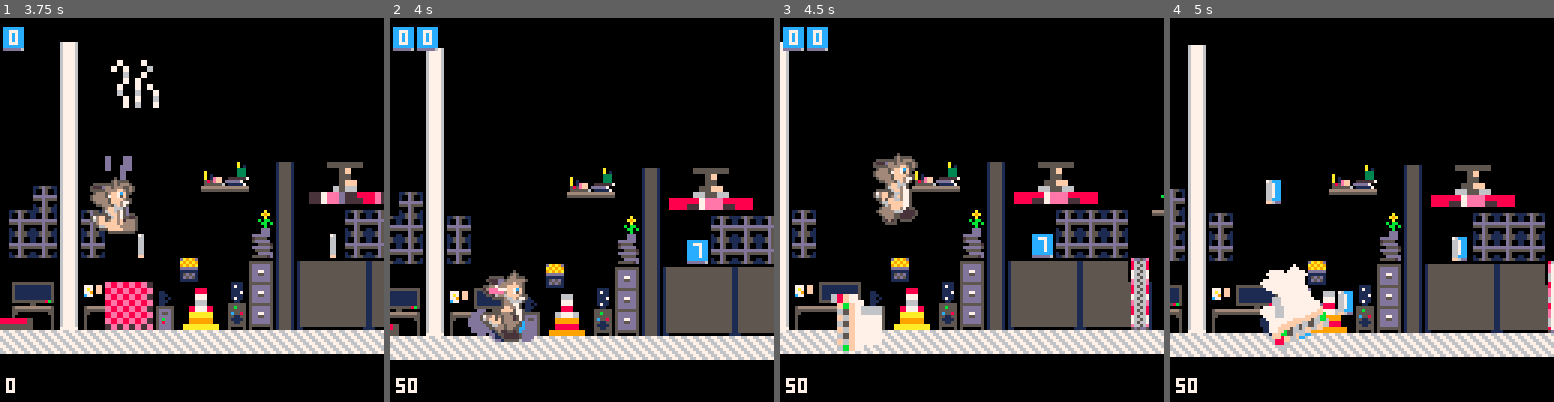
Above: before the commit, frames 1-4 (left to right).
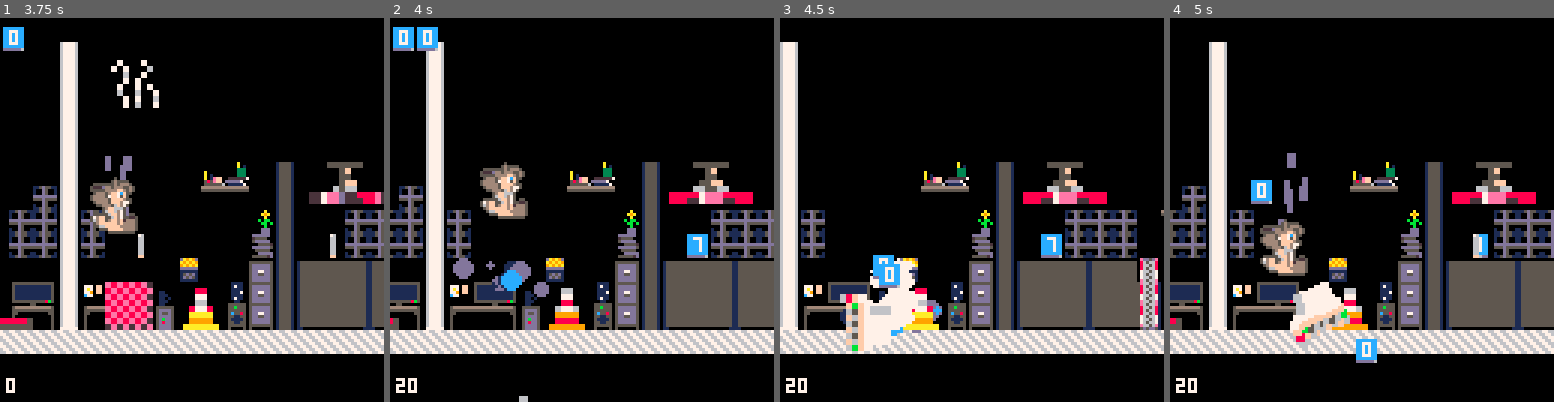
Above: after the commit, the same moments.

Repository: aritosuits/onebuttonjam2024
Game: PICO-8 cartridge cart.p8
The game is run twice, just before and just after one commit, with the same random seed, the same clock (stepped at 60 frames per second) and the same inputs.
Inputs:
- Up to frame 1 (3.75 s): tap O (Z key) at 0.7, 1.7, 2.1, 2.5, 2.9, 3.3, 3.7 s
- Up to frame 2 (4 s): no input
- Up to frame 3 (4.5 s): tap O (Z key) at 4.1 s
- Up to frame 4 (5 s): tap O (Z key) at 4.5, 4.9 s

Frame 1 is identical in both runs. In frame 2, 21% of the frame differs, in the area x 0-100%, y 6-100%; in frame 3, 22%; in frame 4, 28%, in the area x 0-100%, y 6-97%.

Commit message:
Combo time

Diff:
--- a/assemblages.lua
+++ b/assemblages.lua
@@ -51,7 +51,10 @@
 	e:attach('sprite', 48, 1, 1, 2)
 	e:attach('physics', (speed or -10), 0, 0)
 	e:attach('offensive_collider', 2, 2, 4, 4)
+	e:attach('defensive_collider', 2, 2, 4, 4)
 	e:attach('health', 1)
+	e:attach('tossable')
+	e:attach('bounce')
 	e:attach('knockback', -2)
 	e:attach('despawn', 60)
 	e:attach('parent', parent)
@@ -86,6 +89,7 @@
 		e:attach('sprite', 52)
 		e:attach('defensive_collider', -1, -1, 10, 10)
 		e:attach('ai')
+		e:attach('bounce')
 	elseif type == 'computer' then
 		e:attach('sprite', 52, 1, 1, 2)
 		e:attach('ai_shoot_smrt')
@@ -96,6 +100,7 @@
 		e.frames.delay = 3
 		change_anim(e, 'idle')
 		e:attach('defensive_collider', 0, 0, e.sprite.scale * 8, e.sprite.scale * 8)
+		e:attach('bounce')
 	elseif type == 'shredder' then
 		e:attach('sprite', 55, 1, 1, 2)
 		e:attach('defensive_collider', -1, -1, 10, 10)
@@ -105,6 +110,7 @@
 		change_anim(e, 'idle')
 		e:attach('ai_shoot_dumb')
 		e:attach('defensive_collider', 0, 0, e.sprite.scale * 8, e.sprite.scale * 8)
+		e:attach('bounce')
 	elseif type == 'cone' then
 		e:attach('sprite', 114, 1, 1, 2)
 		e:attach('floating')
--- a/components.lua
+++ b/components.lua
@@ -22,6 +22,10 @@
 
 component.create('ouch', function(ttl)
 	return { enabled = true, ttl = ttl or 20 }
+end)
+
+component.create('bounce', function(vx, vy)
+	return { vx = vx or 0, vy = vy or -4 }
 end)
 
 component.create('knockable')
--- a/systems.lua
+++ b/systems.lua
@@ -230,67 +230,79 @@
 			if e == o then return end -- not itself
 			if not e.offensive_collider.enabled then return end -- not turned off
 			if not o.defensive_collider.enabled then return end -- not turned off
-			if e:has('parent') and e.parent == o then return end -- not the source
-			if overlap(e, o) then
-				if time() < o.health.iframes then return end
-				-- sfx(31)
-				if not o:has('player') then o.health.current -= e.damage end
-				if o:has('knockable') and e:has('knockback') then
-					o.physics.vx = e.knockback.vx
-					o.physics.vy = e.knockback.vy
-				end
-				o:attach('ouch')
-				o.health.iframes = time() + 0.5
-				if not o:has('player') and o.health.current <= 0 then
+			if (e:has('parent') and e.parent == o) or (o:has('parent') and e == o.parent) then return end -- not the source
+			if not overlap(e, o) then return end
+			if time() < o.health.iframes then return end
+			o.health.iframes = time() + 0.5
+			o:attach('ouch')
+			if o:has('knockable') and e:has('knockback') then
+				o.physics.vx = e.knockback.vx
+				o.physics.vy = e.knockback.vy
+			end
+			if not o:has('player') then -- not towards player
+				sfx(31) -- might need new sound?
+				o.health.current -= e.damage
+				if o.health.current <= 0 then
 					o.health.current = 0
-					if o:has('tutorial') then
-						change_anim(o, 'pressed')
-						sfx(36)
-						hero:attach('autorun', 30)
-						o:detach('tutorial')
+				end
+				if o:has('tutorial') then -- tutorial button
+					change_anim(o, 'pressed')
+					sfx(36)
+					hero:attach('autorun', 30)
+					o:detach('tutorial')
+					o:detach('defensive_collider')
+				else -- not tutorial button
+					-- particle.create('smoke', e.x + 10, e.y + 21, 5)
+					if o:has('bounce') then
+						if e:has('physics') then
+							e.physics.vx += o.bounce.vx
+							e.physics.vy = o.bounce.vy
+						end
+						-- smash again
+						particle.create('smash', e.x + 10, e.y + 21, 10)
+						e:detach('smash')
+						e.offensive_collider.enabled = false
+						sfx(33)
+						sfx(34)
+						shake.screen(hero.health.current * 0.75 + 0.25, lerp(3, 5, hero.health.current / 16))
+						e.physics.smashing = -1
+					end
+					if o:has('tossable') then
+						o:detach('physics')
+						o:detach('offensive_collider')
 						o:detach('defensive_collider')
-					elseif not o:has('player') then
-						-- particle.create('smoke', e.x + 10, e.y + 21, 5)
-						if o:has('tossable') then
-							o:detach('physics')
-							o:detach('offensive_collider')
-							o:detach('defensive_collider')
-							o:attach('toss', o.sprite)
-							o:detach('sprite')
-							o:detach('ai_shoot_smrt')
-							o:detach('ai_shoot_dumb')
-						else
-							o:attach('despawn', 1)
-						end
-						if e:has('player') and o:has('scorable') then
-							local s = score.calculate(o.scorable, e.physics.smashing, hero.health.current)
-							printh('base score: ' .. o.scorable .. ' smash frames: ' .. e.physics.smashing .. ' health: ' .. hero.health.current .. ' total: ' .. s)
-							score.add(s)
-						end
+						o:attach('toss', o.sprite)
+						o:detach('sprite')
+						o:detach('ai_shoot_smrt')
+						o:detach('ai_shoot_dumb')
 					else
-						-- player death here
-						--sfx(30)
+						o:attach('despawn', 1)
 					end
-				elseif o:has('player') then
-					if hero.health.current <= 0 then
-						sfx(30)
-						-- PLAYER DEAD
-					else
-						sfx(31)
-						local m = min(16, #hero.health.letters)
-						local r = rnd(1)
-						for i = 1, m do
-							local vx = sin(i / m + r) * 2
-							local vy = cos(i / m + r) * 2
-							assemblage.collectable('code', hero.x, hero.y, sub(hero.health.letters, i, i), vx, vy)
-						end
-						hero.health.current = 0
-						hero.health.letters = ''
-						sfx(41)
+					if e:has('player') and o:has('scorable') then -- caused by player
+						local s = score.calculate(o.scorable, e.physics.smashing, hero.health.current)
+						printh('base score: ' .. o.scorable .. ' smash frames: ' .. e.physics.smashing .. ' health: ' .. hero.health.current .. ' total: ' .. s)
+						score.add(s)
 					end
 				end
 				if e:has('bullet') then
 					del(world.entities, e) -- remove bullet
+				end
+			else -- towards player
+				if hero.health.current <= 0 then
+					sfx(30)
+					-- PLAYER DEAD
+				else
+					sfx(31)
+					local m = min(16, #hero.health.letters)
+					local r = rnd(1)
+					for i = 1, m do
+						local vx = sin(i / m + r) * 2
+						local vy = cos(i / m + r) * 2
+						assemblage.collectable('code', hero.x, hero.y, sub(hero.health.letters, i, i), vx, vy)
+					end
+					hero.health.current = 0
+					hero.health.letters = ''
+					sfx(41)
 				end
 			end
 		end)
